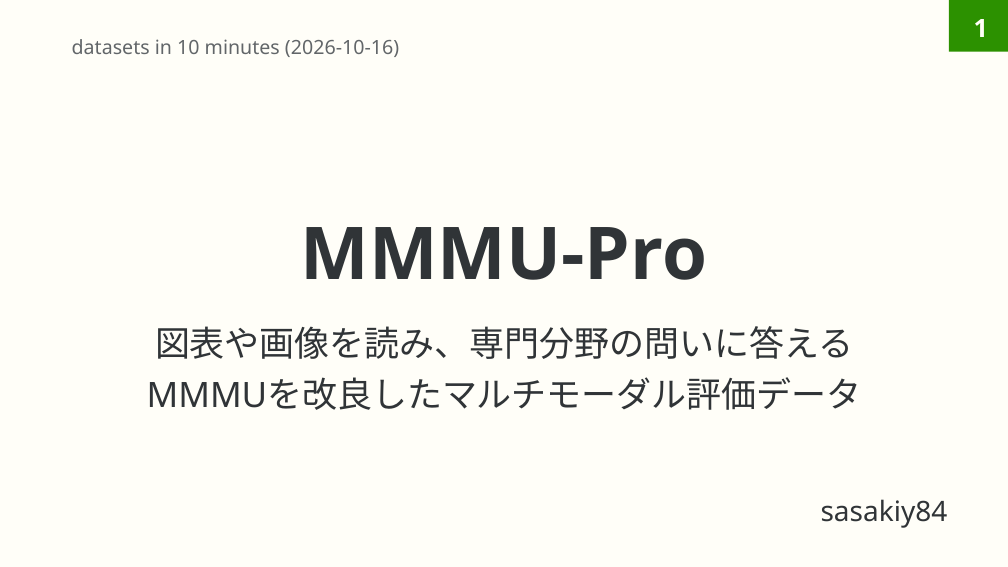
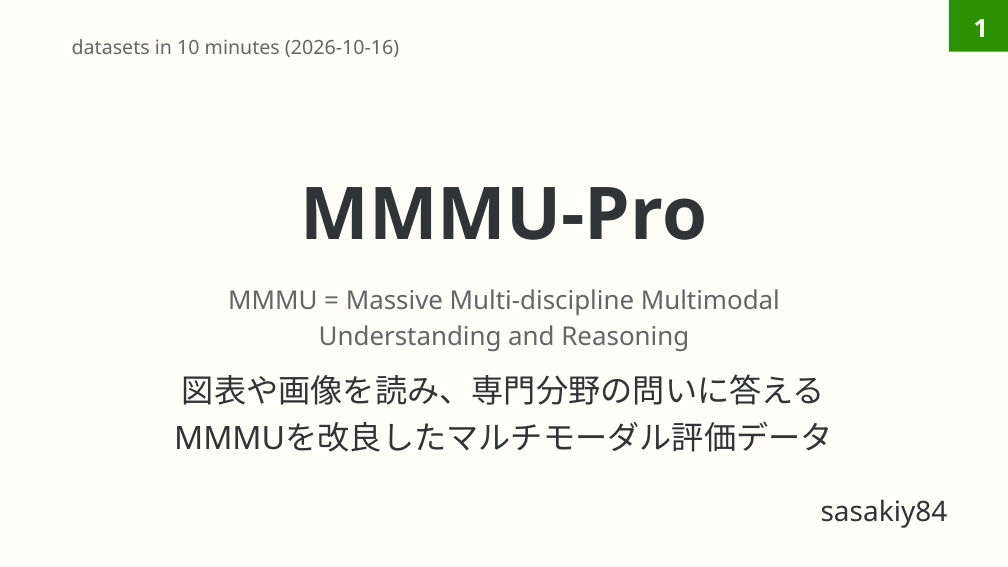
Before and after one commit to sasakiy84/datasets-in-10-minutes, a slide deck: slide 1 of slides/datasets-in-10-minutes-mmmu-pro.pptx. Drawn at 1008x567 pixels with LibreOffice and Linux fonts; fonts in the diff are those of the drawing. Boxes give left, top, right and bottom in pixels: in the first picture for what was removed or moved away, otherwise in the second. Text is boxed around its words. In the diff, an @@ line names an element or a change of style, - is before the commit and + after.

```diff
--- a/slides/datasets-in-10-minutes-mmmu-pro.pptx
+++ b/slides/datasets-in-10-minutes-mmmu-pro.pptx
@@ title "MMMU-Pro": place and size @@
-title "MMMU-Pro" at (301,227,707,280)
+title "MMMU-Pro" at (301,187,707,240)
@@ text added at (228,289,780,351), 18.5 pt, text #626669 @@
+MMMU = Massive Multi-discipline Multimodal
+Understanding and Reasoning
@@ text "図表や画像を読み、専門分野の問いに答える": place and size @@
-text "図表や画像を読み、専門分野の問いに答える" at (147,326,862,410)
+text "図表や画像を読み、専門分野の問いに答える" at (174,374,833,452)
@@ text "図表や画像を読み、専門分野の問いに答える" at (174,374,833,452): size 25 to 23 pt @@
```
Also in this commit, not shown: 10 other files.
